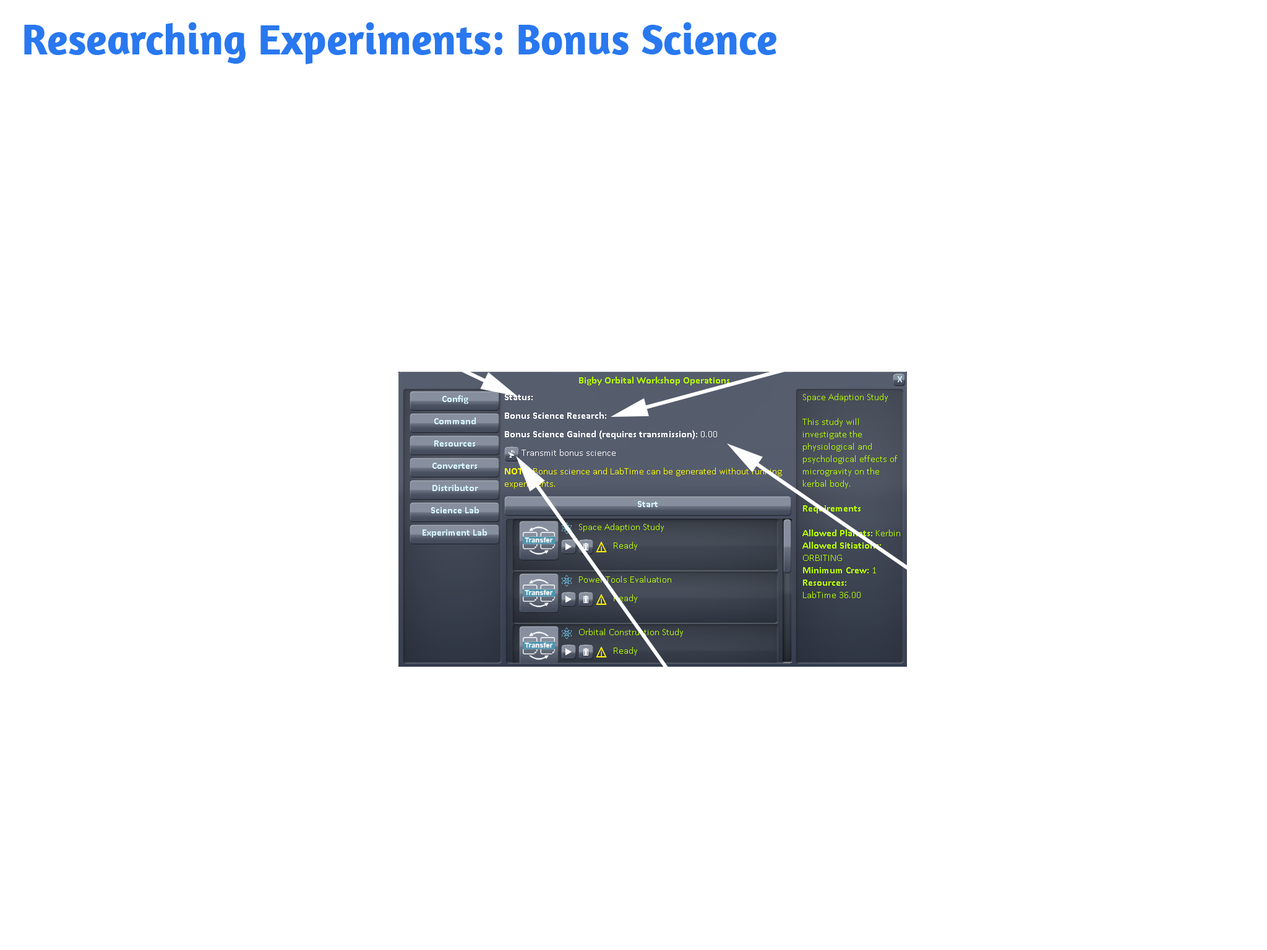
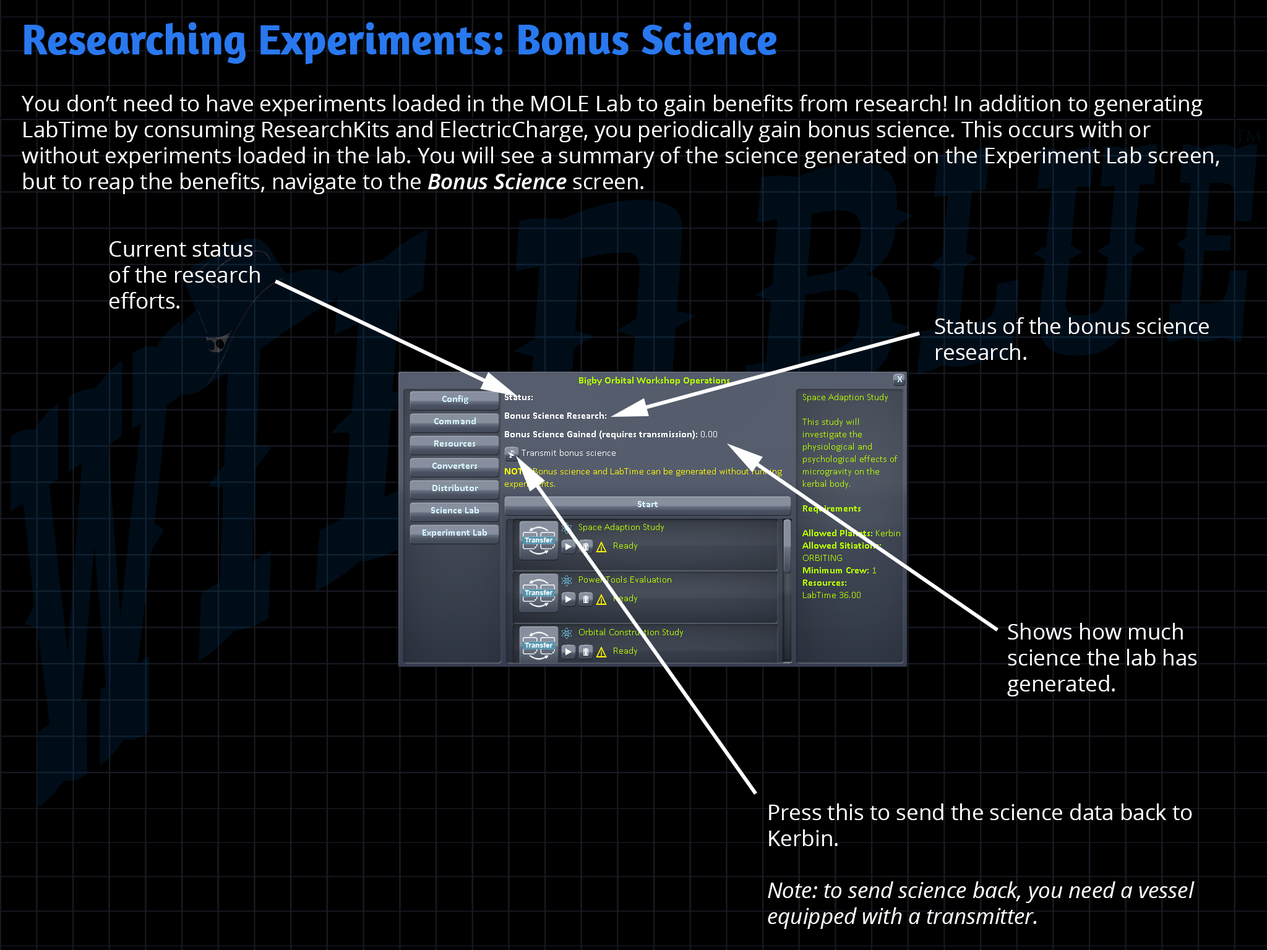
Comparing the layer stacks of the two 1267px x 950px images. Changes:
showed "Layer 2" over box(0, 0, 1267, 950)
